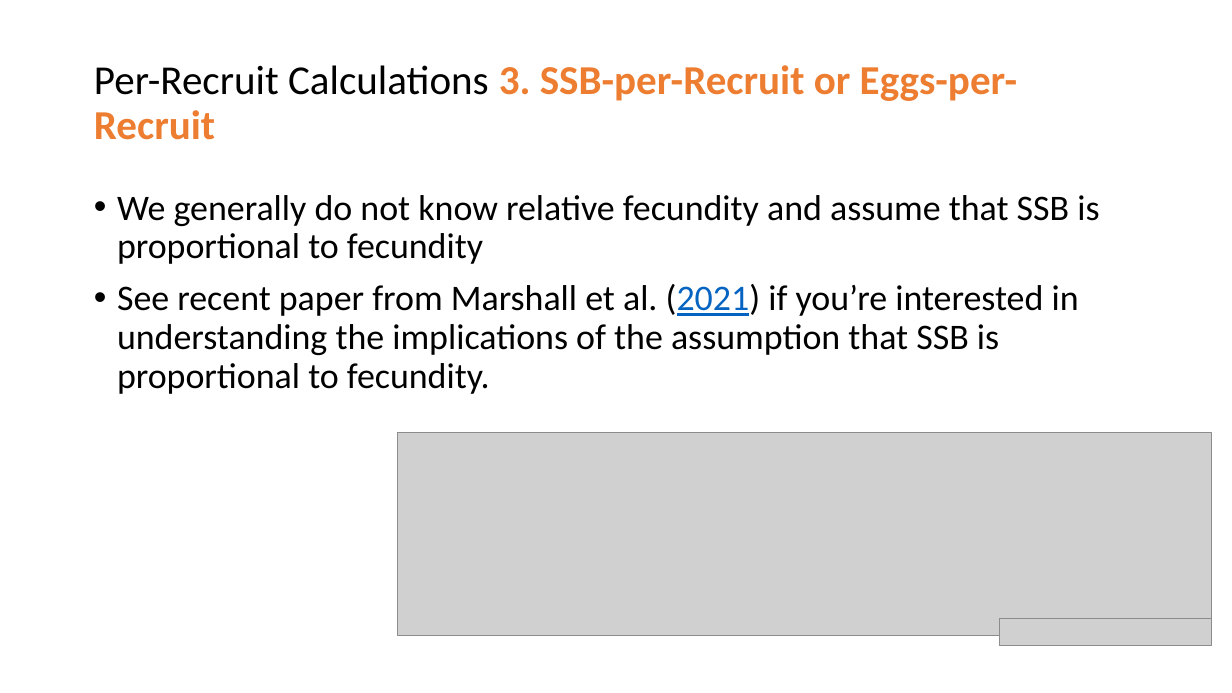
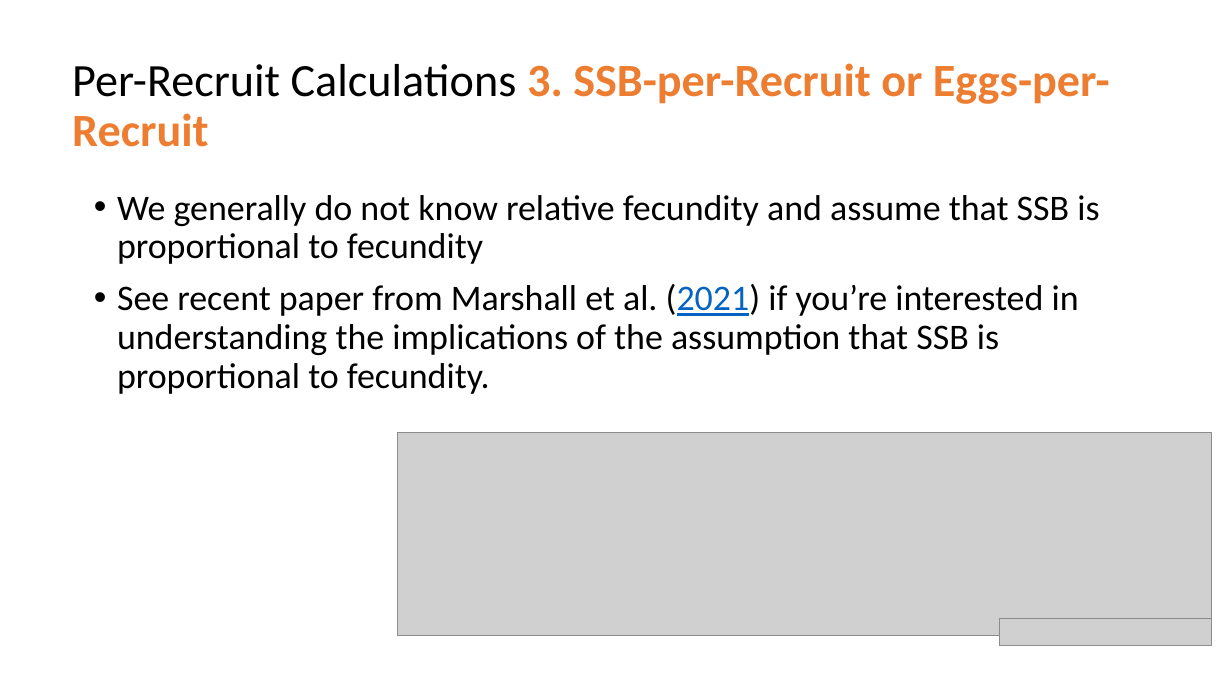
Before and after one commit to TESA-workshops/Ref-Pt-101, a slide deck: slide 76 of RefPt101_221110tb.pptx (slide 77 before the commit). Drawn at 1232x693 pixels with LibreOffice and Linux fonts; fonts in the diff are those of the drawing; grey boxes stand for pictures. Boxes give left, top, right and bottom in pixels: in the first picture for what was removed or moved away, otherwise in the second. Text is boxed around its words. In the diff, an @@ line names an element or a change of style, - is before the commit and + after.

```diff
--- a/RefPt101_221110tb.pptx
+++ b/RefPt101_221110tb.pptx
@@ title "Per-Recruit Calculations 3. SSB-per-Recruit or ...": place and size @@
-title "Per-Recruit Calculations 3. SSB-per-Recruit or ..." at box(94, 65, 1017, 140)
+title "Per-Recruit Calculations 3. SSB-per-Recruit or ..." at box(72, 63, 1110, 147)
@@ title "Per-Recruit Calculations 3. SSB-per-Recruit or ..." at box(72, 63, 1110, 147): size 32 to 36 pt @@
```
Also in this commit, not shown: 36 other slides changed, 1 slide removed, 1 other file.
